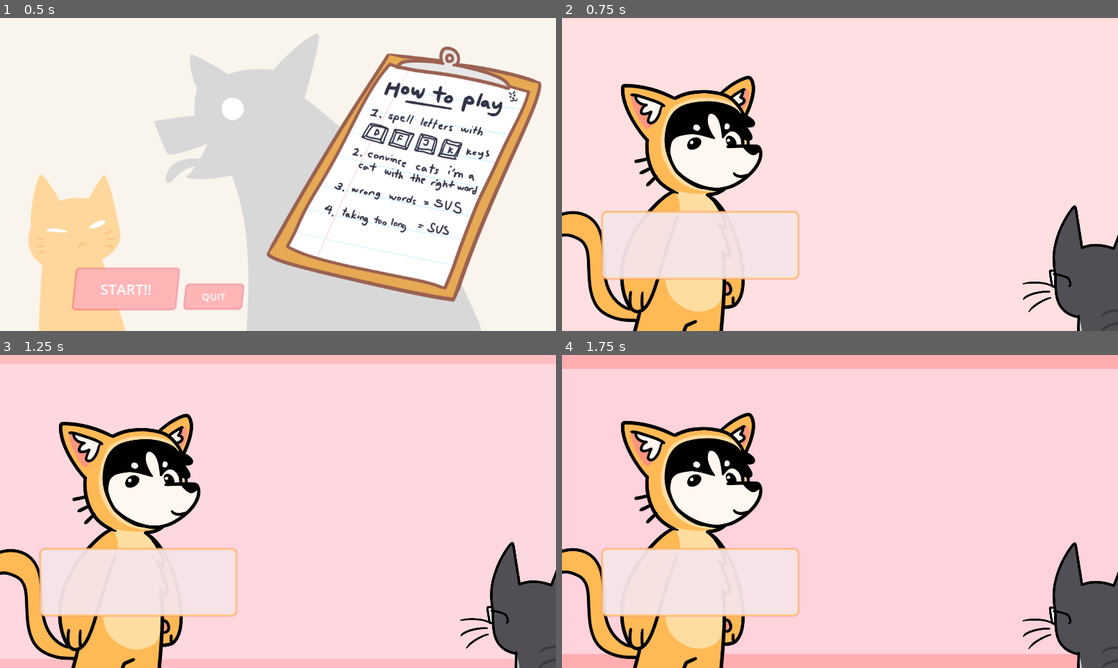
Above: before the commit, frames 1-4 (two rows, left to right).
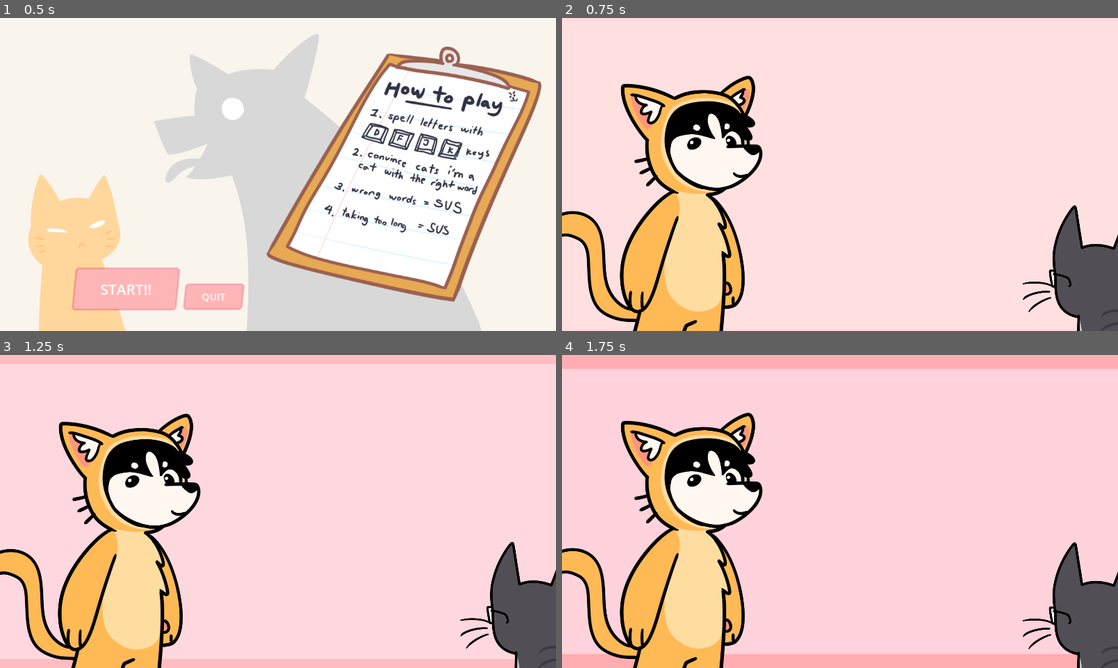
Above: after the commit, the same moments.

Repository: crawsoir/pizza_game
Game: Godot game, scene res://main.tscn
Same seed, same stepped clock (60 frames per second), same inputs: the game is played once before the commit and once after it.
Inputs:
- Up to frame 1 (0.5 s): no input
- Up to frame 2 (0.75 s): click "START!!" at 0.5 s
- Up to frame 3 (1.25 s): no input
- Up to frame 4 (1.75 s): tap Space (interact) at 1.35 s

Frame 1 is identical in both runs. In frame 2, 4.8% of the frame differs, in the area x 7-43%, y 61-84%; in frame 3, 4.8%; in frame 4, 4.8%.

Commit message:
hidden live dialog box and added label to key press area

Diff:
--- a/Eventmanager/events/battle1.json
+++ b/Eventmanager/events/battle1.json
@@ -8,10 +8,9 @@
 	{
 	  "num": 0,
 	  "type": "battle",
-	  "win_word": "meow",
 	  "word_list": [
 		{"word": "meow", "score": 15},
-	]
+	  ]
 	},
 	{
 	  "num": 1,
--- a/Gamepad/GamePad.gd
+++ b/Gamepad/GamePad.gd
@@ -40,6 +40,7 @@
 	dialog_box.clear()
 	for highway in highways:
 		highway.visible = true
+	dialog_box.show()
 
 func is_game_complete() -> bool:
 	return !game_ongoing
@@ -56,6 +57,7 @@
 	for highway in highways:
 		highway.visible = false
 		highway.free_letters()
+	dialog_box.hide()
 	game_ongoing = false
 
 func _on_game_play_manager_word_completed(_word: String):
--- a/Gamepad/letter_highway.gd
+++ b/Gamepad/letter_highway.gd
@@ -6,6 +6,7 @@
 @onready var animation_player: AnimationPlayer = $AnimationPlayer
 @onready var timer: Timer = $Timer
 @onready var letters: Node2D = $Letters
+@onready var labelNode: Label = $Label
 
 @export var key_to_press = "space"
 
@@ -16,6 +17,10 @@
 # Called when the node enters the scene tree for the first time.
 func _ready():
 	speed = game_pad.speed
+	if (key_to_press == "space"):
+		labelNode.text = "_"
+	else:
+		labelNode.text = key_to_press.split("_")[0].to_lower()
 
 func _process(delta):
 	if (timer.is_stopped()):
--- a/Gamepad/letter_highway.tscn
+++ b/Gamepad/letter_highway.tscn
@@ -73,6 +73,7 @@
 theme_override_styles/panel = ExtResource("2_bo4jg")
 
 [node name="Area2D" type="Area2D" parent="."]
+visible = false
 script = ExtResource("1_tdf2o")
 
 [node name="CollisionShape2D" type="CollisionShape2D" parent="Area2D"]
@@ -90,5 +91,14 @@
 [node name="Letters" type="Node2D" parent="."]
 position = Vector2(0, 640)
 
+[node name="Label" type="Label" parent="."]
+anchors_preset = 15
+anchor_right = 1.0
+anchor_bottom = 1.0
+grow_horizontal = 2
+grow_vertical = 2
+theme_override_font_sizes/font_size = 30
+text = "W"
+
 [connection signal="body_entered" from="Area2D" to="Area2D" method="_on_body_entered"]
 [connection signal="body_exited" from="Area2D" to="Area2D" method="_on_body_exited"]
